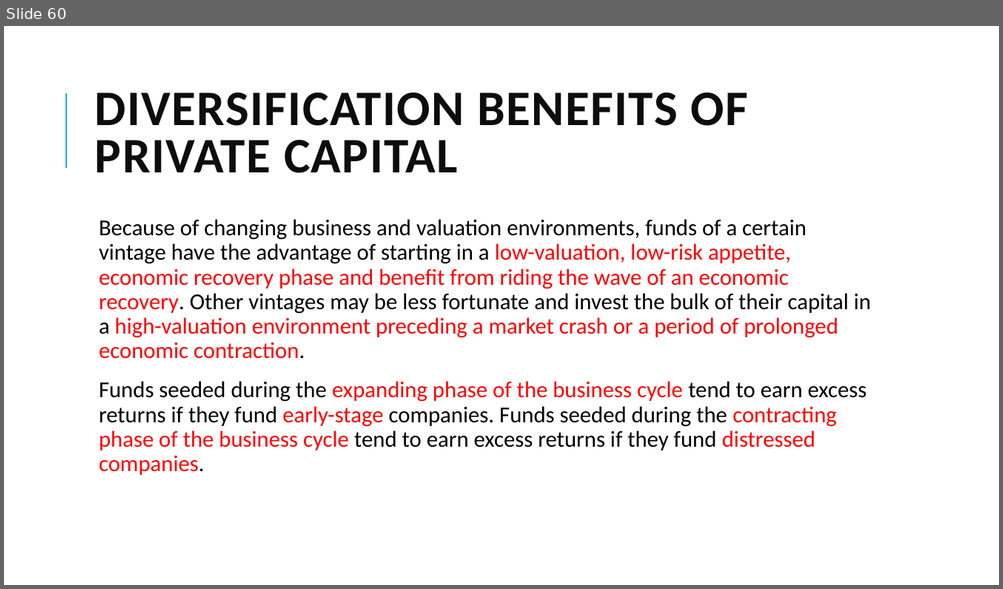
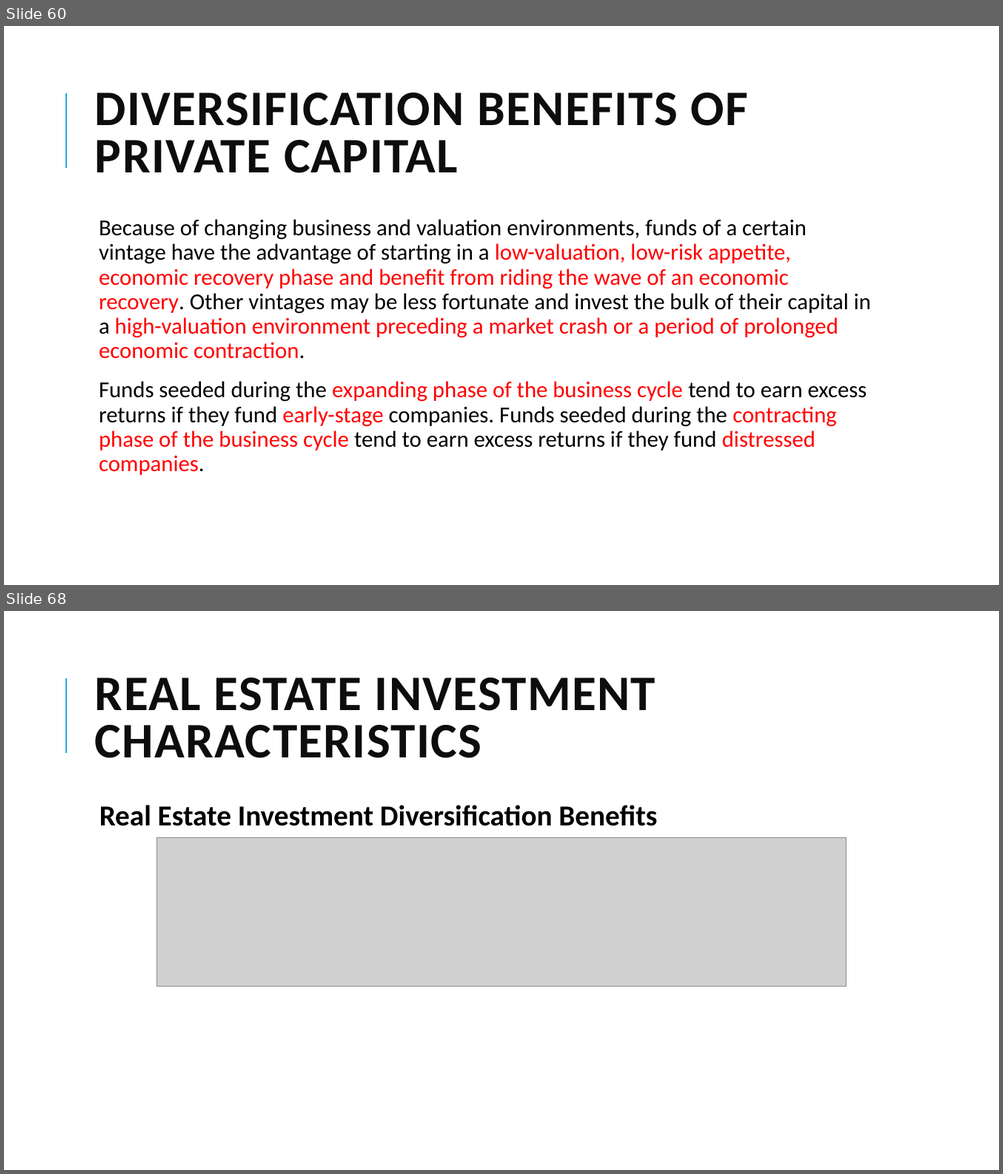
Before and after one commit to Isco0530/data, a slide deck: 2024Alternative.pptx. Shown one above the other, each under a label of ours: slide 60 before the commit, slides 60 and 68 after it; the slides between them are not shown. The pictures are 1003x589 and 1003x1174 pixels, drawn with LibreOffice and Linux fonts; fonts in the diff are those of the drawing; grey boxes stand for pictures. Boxes give left, top, right and bottom in pixels: in the first picture for what was removed or moved away, otherwise in the second. Text is boxed around its words. In the diff, an @@ line names an element or a change of style, - is before the commit and + after.

```diff
--- a/2024Alternative.pptx
+++ b/2024Alternative.pptx
@@ slide 68 added at [4, 611, 999, 1170], background #FFFFFF; not listed: 1 template element that a slide beside it also shows @@
@@ title added at [95, 678, 655, 758], 48 pt, text #0D0D0D, bold @@
+REAL ESTATE INVESTMENT
+CHARACTERISTICS
@@ text added at [99, 805, 657, 826], 28 pt, text #000000, bold @@
+  Real Estate Investment Diversification Benefits
@@ picture added at [157, 838, 846, 986] @@
```
Also in this commit, not shown: 8 other slides added.
